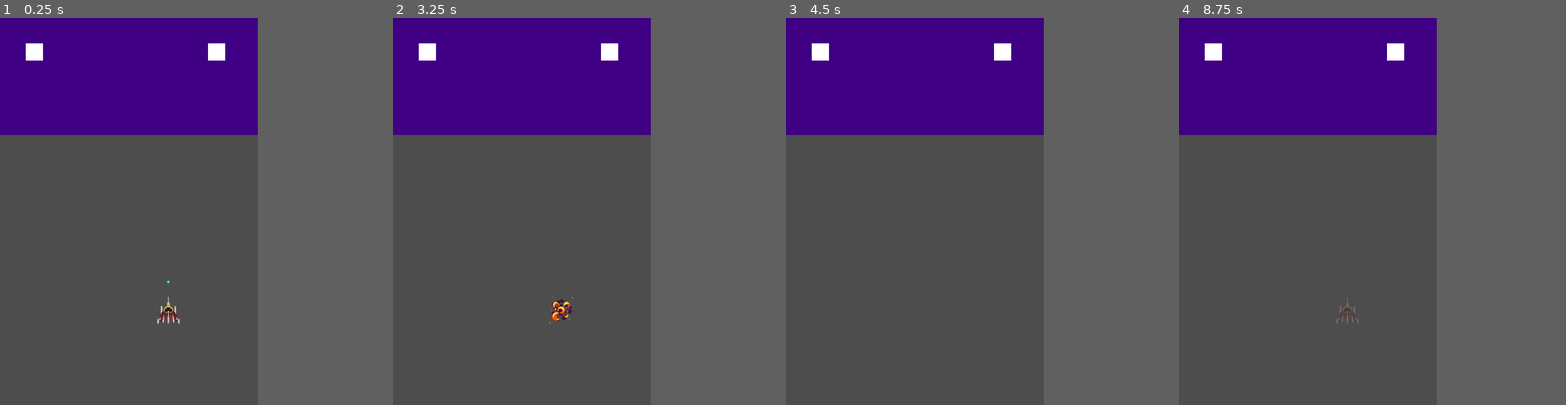
Above: before the commit, frames 1-4 (left to right).
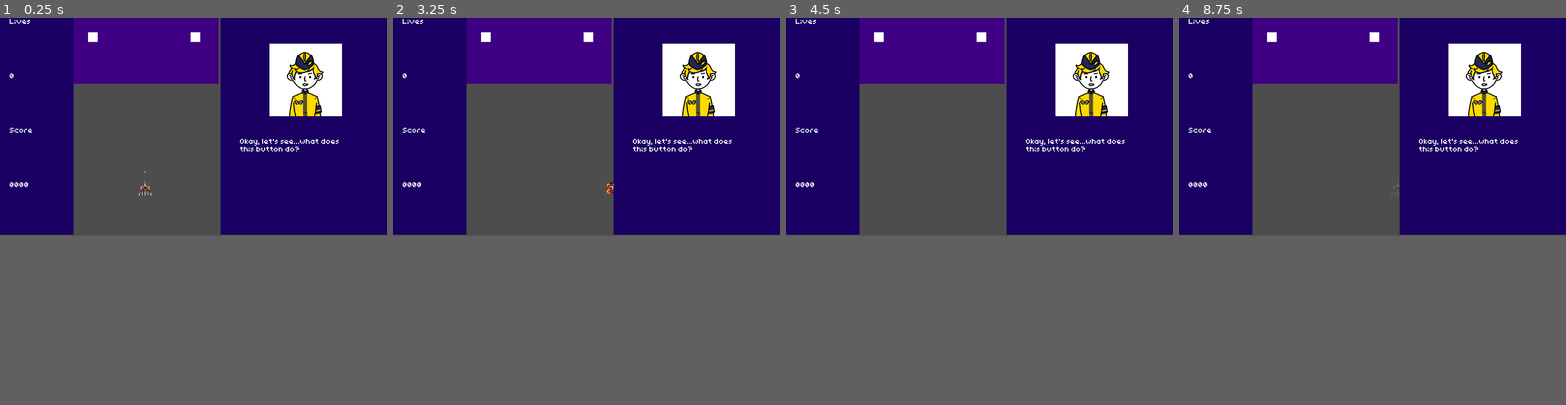
Above: after the commit, the same moments.

Repository: kvognar/gmtk-jam-23
Game: Godot game, scene res://UI/ui.tscn
The game is run twice, just before and just after one commit, with the same random seed, the same clock (stepped at 60 frames per second) and the same inputs. Before the commit the project starts from res://game.tscn.
Inputs (mouse positions are in pixels of both pictures, inside the frame that each line leads up to):
- Up to frame 1 (0.25 s): no input
- Up to frame 2 (3.25 s): move the mouse to (578, 192) at 0.52 s; tap Space at 0.77, 1.52, 2.75, 3.02 s; move the mouse to (470, 230) at 1.27 s; tap Enter at 2 s; move the mouse to (547, 126) at 2.02 s; move the mouse to (509, 288) at 2.77 s
- Up to frame 3 (4.5 s): move the mouse to (991, 269) at 3.52 s; tap Space at 3.77 s; tap Enter at 4.25 s; move the mouse to (836, 153) at 4.27 s
- Up to frame 4 (8.75 s): tap Space at 4.52, 5, 6.02, 6.5, 6.77, 7.52 s; move the mouse to (1322, 211) at 5.02 s; tap Enter at 5.75 s; move the mouse to (1268, 114) at 5.77 s; move the mouse to (1364, 192) at 6.52 s; move the mouse to (1256, 230) at 7.27 s; move the mouse to (1333, 126) at 8.02 s
The window is 533x800 before the commit and 800x450 after it. Grey fills any space a smaller window leaves; there, only what the larger window draws over its background counts as a difference.

The runs differ from the first frame. In frame 1, 25% of the frame differs, in the area x 0-100%, y 0-80%; in frame 2, 25%; in frame 3, 25%; in frame 4, 25%.

Commit message:
rough UI layout

Diff:
--- a/Objects/mosquito.gd
+++ b/Objects/mosquito.gd
@@ -28,7 +28,6 @@
 		STATES.EXPLODING:
 			pass
 		STATES.BLINKING:
-#			print_debug(position)
 			position = lerp(position, respawn_point, 0.5)
 
 func evasion_vector():
@@ -60,7 +59,6 @@
 
 func _on_animation_player_animation_finished(anim_name):
 	if anim_name == "Explode":
-		print_debug("respawning")
 		respawn()
 
 func explode():
--- a/Objects/mosquito.tscn
+++ b/Objects/mosquito.tscn
@@ -13,132 +13,6 @@
 
 [sub_resource type="CircleShape2D" id="CircleShape2D_vpkhk"]
 radius = 128.0
-
-[sub_resource type="Animation" id="Animation_q2tih"]
-resource_name = "default"
-tracks/0/type = "value"
-tracks/0/imported = false
-tracks/0/enabled = true
-tracks/0/path = NodePath("Mosquito-64:texture")
-tracks/0/interp = 1
-tracks/0/loop_wrap = true
-tracks/0/keys = {
-"times": PackedFloat32Array(0),
-"transitions": PackedFloat32Array(1),
-"update": 1,
-"values": [ExtResource("1_tvrgr")]
-}
-tracks/1/type = "value"
-tracks/1/imported = false
-tracks/1/enabled = true
-tracks/1/path = NodePath("Mosquito-64:hframes")
-tracks/1/interp = 1
-tracks/1/loop_wrap = true
-tracks/1/keys = {
-"times": PackedFloat32Array(0),
-"transitions": PackedFloat32Array(1),
-"update": 1,
-"values": [1]
-}
-tracks/2/type = "value"
-tracks/2/imported = false
-tracks/2/enabled = true
-tracks/2/path = NodePath("Mosquito-64:vframes")
-tracks/2/interp = 1
-tracks/2/loop_wrap = true
-tracks/2/keys = {
-"times": PackedFloat32Array(0),
-"transitions": PackedFloat32Array(1),
-"update": 1,
-"values": [1]
-}
-tracks/3/type = "value"
-tracks/3/imported = false
-tracks/3/enabled = true
-tracks/3/path = NodePath("Mosquito-64:frame")
-tracks/3/interp = 1
-tracks/3/loop_wrap = true
-tracks/3/keys = {
-"times": PackedFloat32Array(0),
-"transitions": PackedFloat32Array(1),
-"update": 1,
-"values": [0]
-}
-tracks/4/type = "value"
-tracks/4/imported = false
-tracks/4/enabled = true
-tracks/4/path = NodePath("Mosquito-64:visible")
-tracks/4/interp = 1
-tracks/4/loop_wrap = true
-tracks/4/keys = {
-"times": PackedFloat32Array(0),
-"transitions": PackedFloat32Array(1),
-"update": 1,
-"values": [true]
-}
-
-[sub_resource type="Animation" id="Animation_fni6h"]
-length = 0.001
-tracks/0/type = "value"
-tracks/0/imported = false
-tracks/0/enabled = true
-tracks/0/path = NodePath("Mosquito-64:texture")
-tracks/0/interp = 1
-tracks/0/loop_wrap = true
-tracks/0/keys = {
-"times": PackedFloat32Array(0),
-"transitions": PackedFloat32Array(1),
-"update": 1,
-"values": [ExtResource("1_tvrgr")]
-}
-tracks/1/type = "value"
-tracks/1/imported = false
-tracks/1/enabled = true
-tracks/1/path = NodePath("Mosquito-64:hframes")
-tracks/1/interp = 1
-tracks/1/loop_wrap = true
-tracks/1/keys = {
-"times": PackedFloat32Array(0),
-"transitions": PackedFloat32Array(1),
-"update": 1,
-"values": [1]
-}
-tracks/2/type = "value"
-tracks/2/imported = false
-tracks/2/enabled = true
-tracks/2/path = NodePath("Mosquito-64:vframes")
-tracks/2/interp = 1
-tracks/2/loop_wrap = true
-tracks/2/keys = {
-"times": PackedFloat32Array(0),
-"transitions": PackedFloat32Array(1),
-"update": 1,
-"values": [1]
-}
-tracks/3/type = "value"
-tracks/3/imported = false
-tracks/3/enabled = true
-tracks/3/path = NodePath("Mosquito-64:frame")
-tracks/3/interp = 1
-tracks/3/loop_wrap = true
-tracks/3/keys = {
-"times": PackedFloat32Array(0),
-"transitions": PackedFloat32Array(1),
-"update": 1,
-"values": [0]
-}
-tracks/4/type = "value"
-tracks/4/imported = false
-tracks/4/enabled = true
-tracks/4/path = NodePath("Mosquito-64:visible")
-tracks/4/interp = 1
-tracks/4/loop_wrap = true
-tracks/4/keys = {
-"times": PackedFloat32Array(0),
-"transitions": PackedFloat32Array(1),
-"update": 1,
-"values": [false]
-}
 
 [sub_resource type="Animation" id="Animation_ji2xd"]
 resource_name = "Explode"
@@ -203,6 +77,132 @@
 "values": [false]
 }
 
+[sub_resource type="Animation" id="Animation_fni6h"]
+length = 0.001
+tracks/0/type = "value"
+tracks/0/imported = false
+tracks/0/enabled = true
+tracks/0/path = NodePath("Mosquito-64:texture")
+tracks/0/interp = 1
+tracks/0/loop_wrap = true
+tracks/0/keys = {
+"times": PackedFloat32Array(0),
+"transitions": PackedFloat32Array(1),
+"update": 1,
+"values": [ExtResource("1_tvrgr")]
+}
+tracks/1/type = "value"
+tracks/1/imported = false
+tracks/1/enabled = true
+tracks/1/path = NodePath("Mosquito-64:hframes")
+tracks/1/interp = 1
+tracks/1/loop_wrap = true
+tracks/1/keys = {
+"times": PackedFloat32Array(0),
+"transitions": PackedFloat32Array(1),
+"update": 1,
+"values": [1]
+}
+tracks/2/type = "value"
+tracks/2/imported = false
+tracks/2/enabled = true
+tracks/2/path = NodePath("Mosquito-64:vframes")
+tracks/2/interp = 1
+tracks/2/loop_wrap = true
+tracks/2/keys = {
+"times": PackedFloat32Array(0),
+"transitions": PackedFloat32Array(1),
+"update": 1,
+"values": [1]
+}
+tracks/3/type = "value"
+tracks/3/imported = false
+tracks/3/enabled = true
+tracks/3/path = NodePath("Mosquito-64:frame")
+tracks/3/interp = 1
+tracks/3/loop_wrap = true
+tracks/3/keys = {
+"times": PackedFloat32Array(0),
+"transitions": PackedFloat32Array(1),
+"update": 1,
+"values": [0]
+}
+tracks/4/type = "value"
+tracks/4/imported = false
+tracks/4/enabled = true
+tracks/4/path = NodePath("Mosquito-64:visible")
+tracks/4/interp = 1
+tracks/4/loop_wrap = true
+tracks/4/keys = {
+"times": PackedFloat32Array(0),
+"transitions": PackedFloat32Array(1),
+"update": 1,
+"values": [true]
+}
+
+[sub_resource type="Animation" id="Animation_q2tih"]
+resource_name = "default"
+tracks/0/type = "value"
+tracks/0/imported = false
+tracks/0/enabled = true
+tracks/0/path = NodePath("Mosquito-64:texture")
+tracks/0/interp = 1
+tracks/0/loop_wrap = true
+tracks/0/keys = {
+"times": PackedFloat32Array(0),
+"transitions": PackedFloat32Array(1),
+"update": 1,
+"values": [ExtResource("1_tvrgr")]
+}
+tracks/1/type = "value"
+tracks/1/imported = false
+tracks/1/enabled = true
+tracks/1/path = NodePath("Mosquito-64:hframes")
+tracks/1/interp = 1
+tracks/1/loop_wrap = true
+tracks/1/keys = {
+"times": PackedFloat32Array(0),
+"transitions": PackedFloat32Array(1),
+"update": 1,
+"values": [1]
+}
+tracks/2/type = "value"
+tracks/2/imported = false
+tracks/2/enabled = true
+tracks/2/path = NodePath("Mosquito-64:vframes")
+tracks/2/interp = 1
+tracks/2/loop_wrap = true
+tracks/2/keys = {
+"times": PackedFloat32Array(0),
+"transitions": PackedFloat32Array(1),
+"update": 1,
+"values": [1]
+}
+tracks/3/type = "value"
+tracks/3/imported = false
+tracks/3/enabled = true
+tracks/3/path = NodePath("Mosquito-64:frame")
+tracks/3/interp = 1
+tracks/3/loop_wrap = true
+tracks/3/keys = {
+"times": PackedFloat32Array(0),
+"transitions": PackedFloat32Array(1),
+"update": 1,
+"values": [0]
+}
+tracks/4/type = "value"
+tracks/4/imported = false
+tracks/4/enabled = true
+tracks/4/path = NodePath("Mosquito-64:visible")
+tracks/4/interp = 1
+tracks/4/loop_wrap = true
+tracks/4/keys = {
+"times": PackedFloat32Array(0),
+"transitions": PackedFloat32Array(1),
+"update": 1,
+"values": [true]
+}
+
 [sub_resource type="AnimationLibrary" id="AnimationLibrary_e0gsc"]
 _data = {
 "Explode": SubResource("Animation_ji2xd"),
@@ -210,6 +210,21 @@
 "default": SubResource("Animation_q2tih")
 }
 
+[sub_resource type="Animation" id="Animation_hn4yp"]
+length = 0.001
+tracks/0/type = "value"
+tracks/0/imported = false
+tracks/0/enabled = true
+tracks/0/path = NodePath("Mosquito-64:modulate")
+tracks/0/interp = 1
+tracks/0/loop_wrap = true
+tracks/0/keys = {
+"times": PackedFloat32Array(0),
+"transitions": PackedFloat32Array(1),
+"update": 0,
+"values": [Color(1, 1, 1, 1)]
+}
+
 [sub_resource type="Animation" id="Animation_b7h6q"]
 resource_name = "blink"
 tracks/0/type = "value"
@@ -225,21 +240,6 @@
 "values": [Color(1, 1, 1, 0.117647), Color(1, 1, 1, 1), Color(1, 1, 1, 0.117647), Color(1, 1, 1, 1), Color(1, 1, 1, 0.117647), Color(1, 1, 1, 1), Color(1, 1, 1, 0.117647), Color(1, 1, 1, 1), Color(1, 1, 1, 0.117647), Color(1, 1, 1, 1)]
 }
 
-[sub_resource type="Animation" id="Animation_hn4yp"]
-length = 0.001
-tracks/0/type = "value"
-tracks/0/imported = false
-tracks/0/enabled = true
-tracks/0/path = NodePath("Mosquito-64:modulate")
-tracks/0/interp = 1
-tracks/0/loop_wrap = true
-tracks/0/keys = {
-"times": PackedFloat32Array(0),
-"transitions": PackedFloat32Array(1),
-"update": 0,
-"values": [Color(1, 1, 1, 1)]
-}
-
 [sub_resource type="AnimationLibrary" id="AnimationLibrary_ofi8b"]
 _data = {
 "RESET": SubResource("Animation_hn4yp"),
@@ -252,7 +252,6 @@
 script = ExtResource("1_woefe")
 
 [node name="Mosquito-64" type="Sprite2D" parent="."]
-visible = false
 texture = ExtResource("1_tvrgr")
 
 [node name="Collider" type="CollisionShape2D" parent="."]
--- /dev/null
+++ b/UI/text_box.tscn
@@ -0,0 +1,9 @@
+[gd_scene load_steps=2 format=3 uid="uid://blhcb8e2wnusn"]
+
+[ext_resource type="FontFile" uid="uid://bjk7glv5kqlch" path="res://Assets/Fonts/tinypixel.otf" id="1_ddlsa"]
+
+[node name="TextBox" type="RichTextLabel"]
+size_flags_vertical = 3
+theme_override_fonts/normal_font = ExtResource("1_ddlsa")
+theme_override_font_sizes/normal_font_size = 28
+text = "Lives"
--- /dev/null
+++ b/UI/ui.tscn
@@ -0,0 +1,72 @@
+[gd_scene load_steps=5 format=3 uid="uid://73hn5exfdvlc"]
+
+[ext_resource type="PackedScene" uid="uid://blhcb8e2wnusn" path="res://UI/text_box.tscn" id="1_7stbh"]
+[ext_resource type="FontFile" uid="uid://bjk7glv5kqlch" path="res://Assets/Fonts/tinypixel.otf" id="1_ceb6r"]
+[ext_resource type="PackedScene" uid="uid://bi2afaq273fgy" path="res://game.tscn" id="3_xpj52"]
+[ext_resource type="Texture2D" uid="uid://kihp8hi80dgt" path="res://Assets/Sprites/abe_hello.png" id="4_swatf"]
+
+[node name="UI" type="Node2D"]
+position = Vector2(624, 320)
+
+[node name="ColorRect" type="ColorRect" parent="."]
+offset_left = -624.0
+offset_top = -321.0
+offset_right = -320.0
+offset_bottom = 576.0
+color = Color(0.101961, 0, 0.384314, 1)
+
+[node name="MarginContainer" type="MarginContainer" parent="ColorRect"]
+layout_mode = 0
+offset_top = 1.0
+offset_right = 302.0
+offset_bottom = 898.0
+size_flags_vertical = 3
+theme_override_constants/margin_left = 40
+
+[node name="VBoxContainer" type="VBoxContainer" parent="ColorRect/MarginContainer"]
+layout_mode = 2
+
+[node name="LifeCounterLabel" parent="ColorRect/MarginContainer/VBoxContainer" instance=ExtResource("1_7stbh")]
+layout_mode = 2
+
+[node name="LifeCounter" parent="ColorRect/MarginContainer/VBoxContainer" instance=ExtResource("1_7stbh")]
+layout_mode = 2
+text = "0
+"
+
+[node name="ScoreLabel" type="RichTextLabel" parent="ColorRect/MarginContainer/VBoxContainer"]
+layout_mode = 2
+size_flags_vertical = 3
+theme_override_fonts/normal_font = ExtResource("1_ceb6r")
+theme_override_font_sizes/normal_font_size = 28
+text = "Score
+"
+
+[node name="LifeCounterLabel2" parent="ColorRect/MarginContainer/VBoxContainer" instance=ExtResource("1_7stbh")]
+layout_mode = 2
+text = "0000"
+
+[node name="Game" parent="." instance=ExtResource("3_xpj52")]
+position = Vector2(-320, -320)
+
+[node name="ColorRect2" type="ColorRect" parent="."]
+offset_left = 288.0
+offset_top = -320.0
+offset_right = 976.0
+offset_bottom = 576.0
+color = Color(0.102537, 3.3884e-05, 0.383621, 1)
+
+[node name="VBoxContainer" type="VBoxContainer" parent="ColorRect2"]
+layout_mode = 0
+offset_left = 80.0
+offset_top = 496.0
+offset_right = 528.0
+offset_bottom = 672.0
+
+[node name="TextBox" parent="ColorRect2/VBoxContainer" instance=ExtResource("1_7stbh")]
+layout_mode = 2
+text = "Okay, let's see...what does this button do?"
+
+[node name="AbeHello" type="Sprite2D" parent="."]
+position = Vector2(640, -64)
+texture = ExtResource("4_swatf")
--- a/game.tscn
+++ b/game.tscn
@@ -64,7 +64,7 @@
 shape = SubResource("RectangleShape2D_4vmn3")
 
 [node name="Mosquito" parent="." instance=ExtResource("2_tgu51")]
-position = Vector2(392, 680)
+position = Vector2(296, 704)
 
 [connection signal="died" from="Mosquito" to="." method="_on_mosquito_died"]
 
--- a/project.godot
+++ b/project.godot
@@ -11,7 +11,7 @@
 [application]
 
 config/name="Gmtk-jam-23"
-run/main_scene="res://game.tscn"
+run/main_scene="res://UI/ui.tscn"
 config/features=PackedStringArray("4.1", "GL Compatibility")
 config/icon="res://icon.svg"
 
@@ -21,7 +21,7 @@
 
 [display]
 
-window/size/viewport_width=600
+window/size/viewport_width=1600
 window/size/viewport_height=900
 
 [layer_names]
Binary file added: Assets/Fonts/tinypixel.otf
Not shown, added: Assets/Fonts/tinypixel.otf.import
Binary file added: Assets/Sprites/Mosquito-16.png
Not shown, added: Assets/Sprites/Mosquito-16.png.import
Binary file added: Assets/Sprites/abe_hello.png
Not shown, added: Assets/Sprites/abe_hello.png.import
